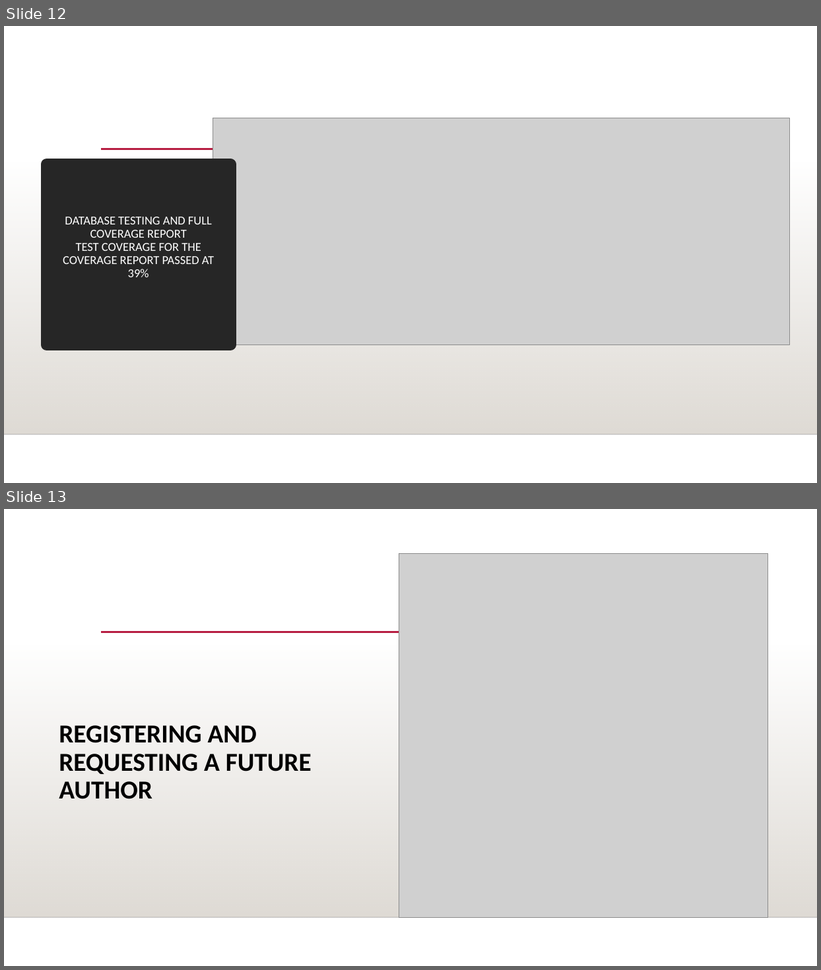
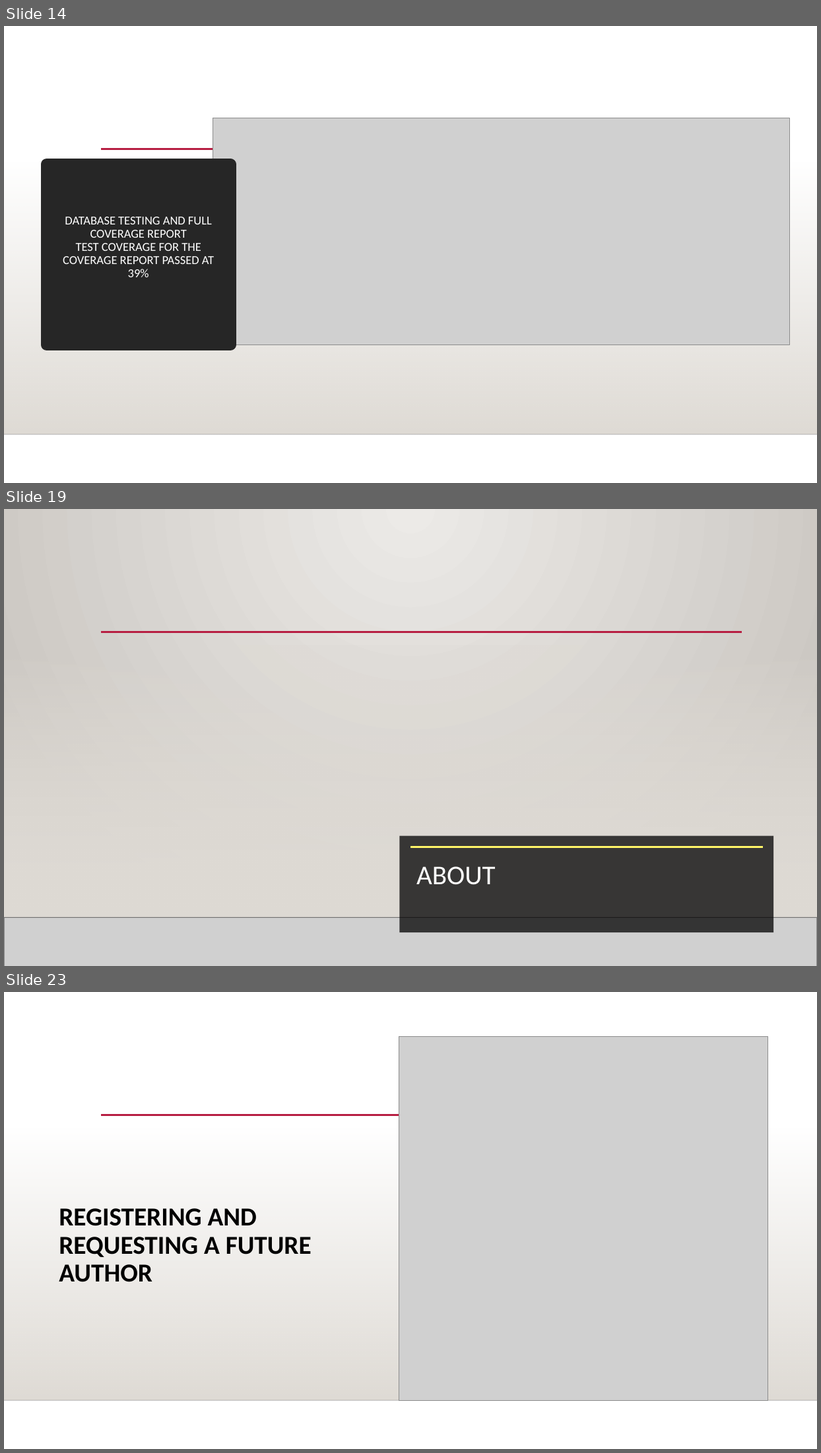
Before and after one commit to Shana12345/ChristianWeb, a slide deck: OOP Based Application.pptx. Shown one above the other, each under a label of ours: slides 12 and 13 before the commit, slides 14, 19 and 23 after it; the slides between them are not shown. The pictures are 821x970 and 821x1453 pixels, drawn with LibreOffice and Linux fonts; fonts in the diff are those of the drawing; grey boxes stand for pictures; background and template pictures are left out. Boxes give left, top, right and bottom in pixels: in the first picture for what was removed or moved away, otherwise in the second. Text is boxed around its words. In the diff, an @@ line names an element or a change of style, - is before the commit and + after.

```diff
--- a/OOP Based Application.pptx
+++ b/OOP Based Application.pptx
@@ slide 19 added at [4, 509, 817, 966], background picture (left out); not listed: 2 template elements that a slide beside it also shows @@
@@ rectangle added at [4, 644, 817, 918], fill gradient #DFDBD5 @@
@@ line added from (101, 632) to (742, 632), #B71E42 2.5 pt @@
@@ rectangle added at [400, 836, 774, 933], fill #000001 at 75% opacity @@
@@ line added from (411, 848) to (763, 848), #FFF567 2.5 pt @@
@@ title added at [416, 867, 496, 885], 32 pt, text #FFFFFE @@
+ABOUT
@@ picture added at [4, 918, 817, 966] @@
@@ line added from (4, 918) to (817, 918), #000001 1 pt @@
@@ what was slide 12 is now slide 14 @@
@@ what was slide 13 is now slide 23 @@
```
Also in this commit, not shown: 3 slides changed, 12 other slides added.
